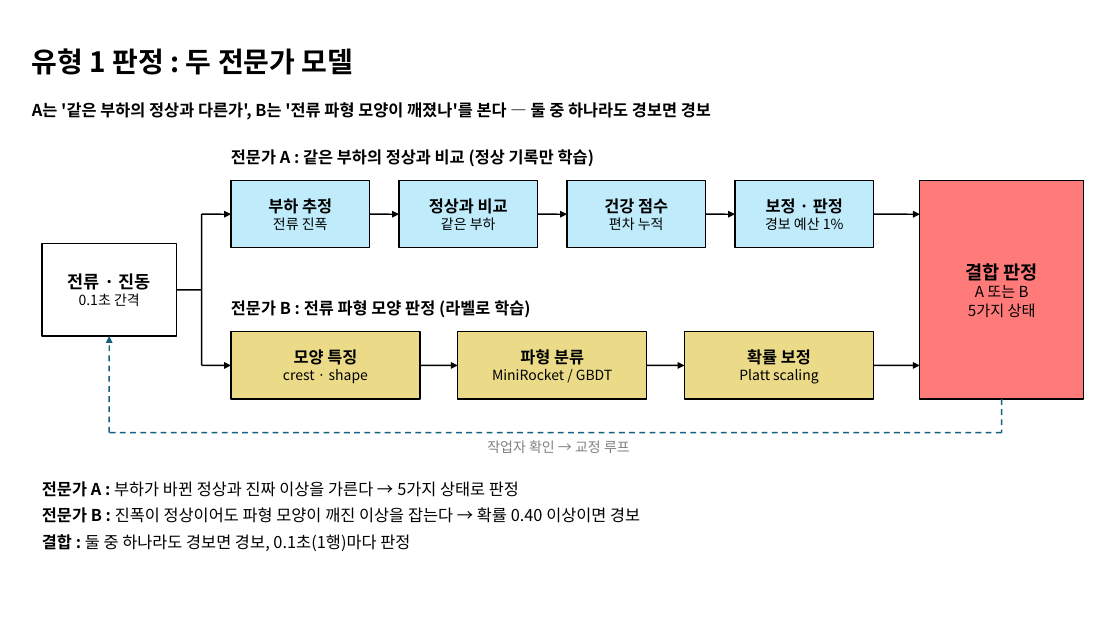
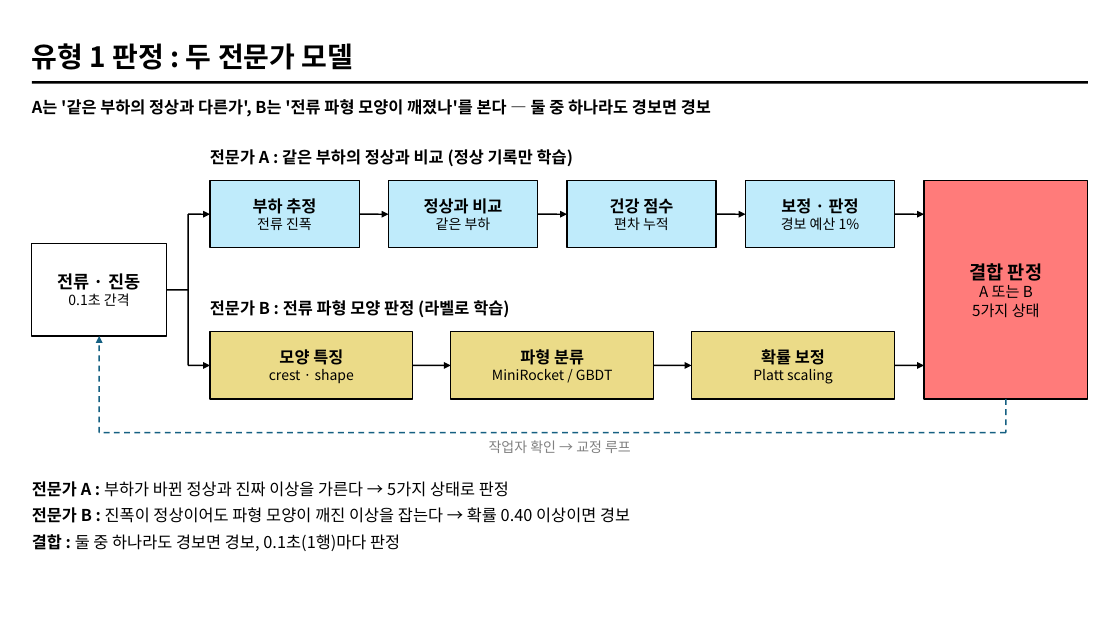
Before and after one commit to ZlataN-AI/KAMP, a slide deck: slide 8 of presentation/RIVET-WM_seminar.pptx. Drawn at 1120x630 pixels with LibreOffice and Linux fonts; fonts in the diff are those of the drawing. Boxes give left, top, right and bottom in pixels: in the first picture for what was removed or moved away, otherwise in the second. Text is boxed around its words. In the diff, an @@ line names an element or a change of style, - is before the commit and + after.

```diff
--- a/presentation/RIVET-WM_seminar.pptx
+++ b/presentation/RIVET-WM_seminar.pptx
@@ title "유형 1 판정 : 두 ...": place and size @@
-title "유형 1 판정 : 두 ..." at (32,48,354,75)
+title "유형 1 판정 : 두 ..." at (32,43,354,70)
@@ line added from (32, 82) to (1088, 82), #000000 2.25 pt @@
@@ text "A는 '같은 부하의 정상과 다른가', ...": place and size @@
-text "A는 '같은 부하의 정상과 다른가', ..." at (32,100,711,122)
+text "A는 '같은 부하의 정상과 다른가', ..." at (32,96,711,118)
@@ text "전문가 A : 같은 부하의 ...": place and size @@
-text "전문가 A : 같은 부하의 ..." at (231,149,594,166)
+text "전문가 A : 같은 부하의 ..." at (210,149,573,166)
@@ rectangle "부하 추정": place and size @@
-rectangle "부하 추정" at (231,181,370,248)
+rectangle "부하 추정" at (210,181,359,248)
@@ rectangle "정상과 비교": place and size @@
-rectangle "정상과 비교" at (399,181,538,248)
+rectangle "정상과 비교" at (388,181,537,248)
@@ rectangle "건강 점수": place and size @@
-rectangle "건강 점수" at (567,181,706,248)
+rectangle "건강 점수" at (567,181,716,248)
@@ rectangle "보정 · 판정": place and size @@
-rectangle "보정 · 판정" at (735,181,874,248)
+rectangle "보정 · 판정" at (746,181,895,248)
@@ line moved from (202, 214) - (202, 365) to (188, 214) - (188, 365) @@
@@ arrow moved from (202, 214) - (231, 214) to (188, 214) - (210, 214) @@
@@ 2 arrows, 1 rectangle: place and size @@
-2 arrows, 1 rectangle at (42,214,399,433)
+2 arrows, 1 rectangle at (32,214,388,433)
@@ arrow moved from (706, 214) - (735, 214) to (717, 214) - (746, 214) @@
@@ arrow moved from (874, 214) - (920, 214) to (895, 214) - (924, 214) @@
@@ line moved from (176, 290) - (202, 290) to (166, 290) - (188, 290) @@
@@ text "전문가 B : 전류 파형 ...": place and size @@
-text "전문가 B : 전류 파형 ..." at (231,300,530,317)
+text "전문가 B : 전류 파형 ..." at (210,300,509,317)
@@ rectangle "모양 특징": place and size @@
-rectangle "모양 특징" at (231,332,420,399)
+rectangle "모양 특징" at (210,332,413,399)
@@ rectangle "파형 분류": place and size @@
-rectangle "파형 분류" at (458,332,647,399)
+rectangle "파형 분류" at (451,332,655,399)
@@ rectangle "확률 보정": place and size @@
-rectangle "확률 보정" at (685,332,874,399)
+rectangle "확률 보정" at (691,332,895,399)
@@ arrow moved from (202, 365) - (231, 365) to (188, 365) - (210, 365) @@
@@ arrow moved from (420, 365) - (458, 365) to (413, 365) - (451, 365) @@
@@ 1 rectangle, 1 line, 1 arrow: place and size @@
-1 rectangle, 1 line, 1 arrow at (647,181,1084,433)
+1 rectangle, 1 line, 1 arrow at (654,181,1088,433)
@@ arrow moved from (874, 365) - (920, 365) to (895, 365) - (924, 365) @@
@@ line moved from (1002, 433) - (109, 433) to (1006, 433) - (99, 433) @@
@@ text "전문가 A : 부하가 바뀐 ...": place and size @@
-text "전문가 A : 부하가 바뀐 ..." at (42,481,640,551)
+text "전문가 A : 부하가 바뀐 ..." at (32,481,630,551)
```
Also in this commit, not shown: 25 other slides changed, 1 other file.
